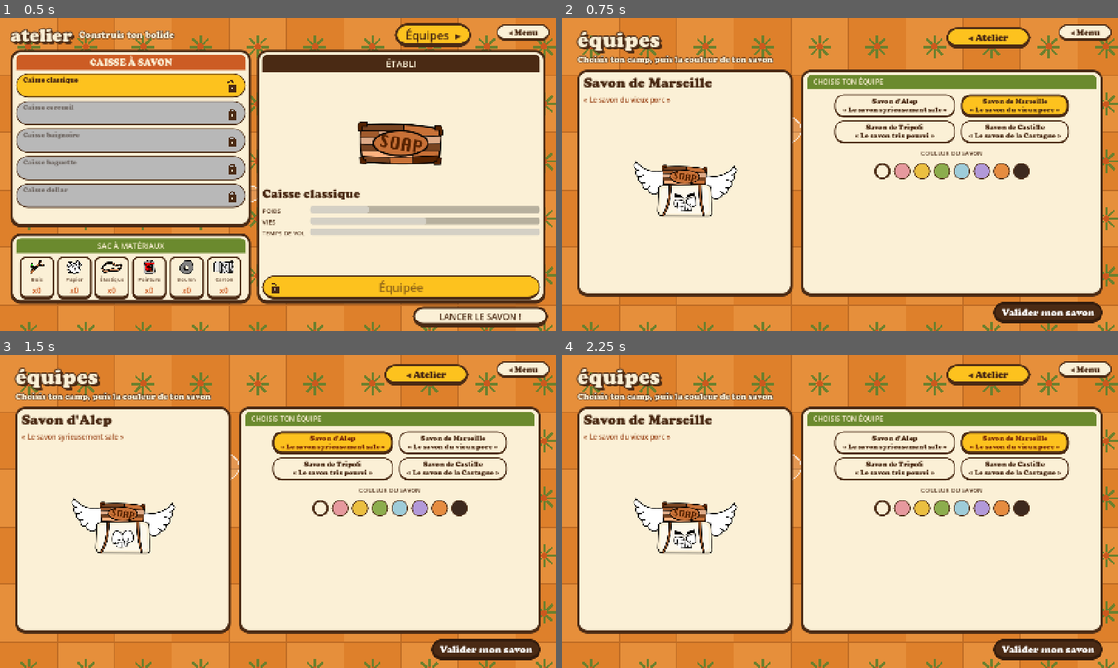
Above: before the commit, frames 1-4 (two rows, left to right).
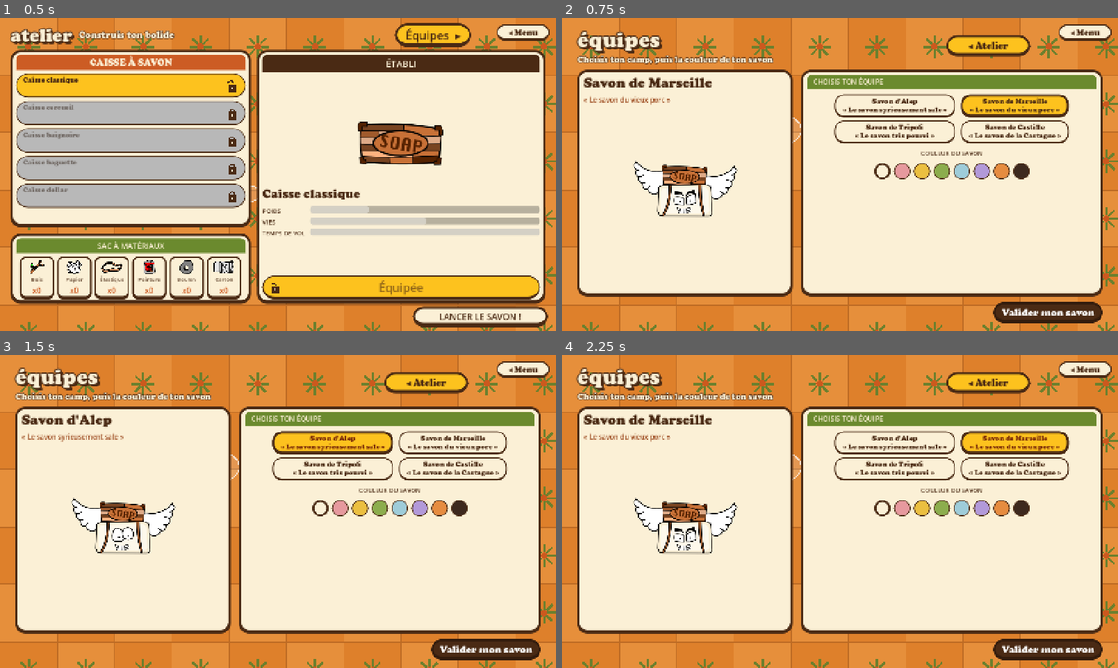
Above: after the commit, the same moments.

Repository: atostivint/LesAilesEtLaCaisse
Game: Godot game, scene res://scenes/atelier.tscn
Two runs of this game, one before a commit and one after it. Both use one fixed random seed, a clock stepped at 60 frames per second and the inputs below.
Inputs:
- Up to frame 1 (0.5 s): no input
- Up to frame 2 (0.75 s): click "Équipes ▸" at 0.5 s
- Up to frame 3 (1.5 s): click "Savon d'Alep « Le savon syrie…" at 1.25 s
- Up to frame 4 (2.25 s): click "Savon de Marseille « Le savon…" at 2 s

Frame 1 is identical in both runs. In frame 2, 1.3% of the frame differs, in the area x 20-85%, y 2-63%; in frame 3, 1.3%; in frame 4, 1.3%.

Commit message:
Équipes : une seule bouche du dépôt, espace entre yeux et bouche, boutons du haut centrés
Co-Authored-By: Claude Haiku 5.5 <noreply@anthropic.com>

Diff:
--- a/scenes/equipes.tscn
+++ b/scenes/equipes.tscn
@@ -102,6 +102,7 @@
 
 [node name="Titres" type="VBoxContainer" parent="Marge/Main/Haut"]
 layout_mode = 2
+size_flags_vertical = 4
 size_flags_horizontal = 3
 theme_override_constants/separation = 6
 
@@ -129,7 +130,7 @@
 [node name="Retour" type="Button" parent="Marge/Main/Haut"]
 custom_minimum_size = Vector2(220, 56)
 layout_mode = 2
-size_flags_vertical = 0
+size_flags_vertical = 4
 theme_override_colors/font_color = Color(0.29, 0.165, 0.078, 1)
 theme_override_fonts/font = ExtResource("3_font")
 theme_override_font_sizes/font_size = 24
--- a/scripts/personnage.gd
+++ b/scripts/personnage.gd
@@ -23,7 +23,8 @@
 	"res://artwork/yeux/yeux_plisses.svg",
 	"res://artwork/yeux/savon_bleu_yeux_inquiets.svg",
 ]
-const BOUCHES := [1, 0, 2, 3]
+# Une seule bouche, celle du dépôt, pour tous les personnages (index 1 : sourire)
+const BOUCHES := [1, 1, 1, 1]
 
 
 static func appliquer(savon, equipe: int, couleur_corps: Color) -> void:
@@ -34,9 +35,12 @@
 		savon.get_node("Visuals/" + nom).visible = false
 	var yeux: Sprite2D = savon.get_node("Visuals/YeuxBlancs")
 	yeux.visible = true
+	# Espace entre les yeux et la bouche : les yeux remontent, la bouche descend
+	yeux.position = Vector2(0, -10)
 	yeux.texture = load(YEUX[index])
 	var bouche: Sprite2D = savon.get_node("Visuals/Bouche")
 	bouche.visible = true
+	bouche.position = Vector2(0, 12)
 	bouche.texture = savon.mouths[BOUCHES[index]]
 	savon.body_color = couleur_corps
 
